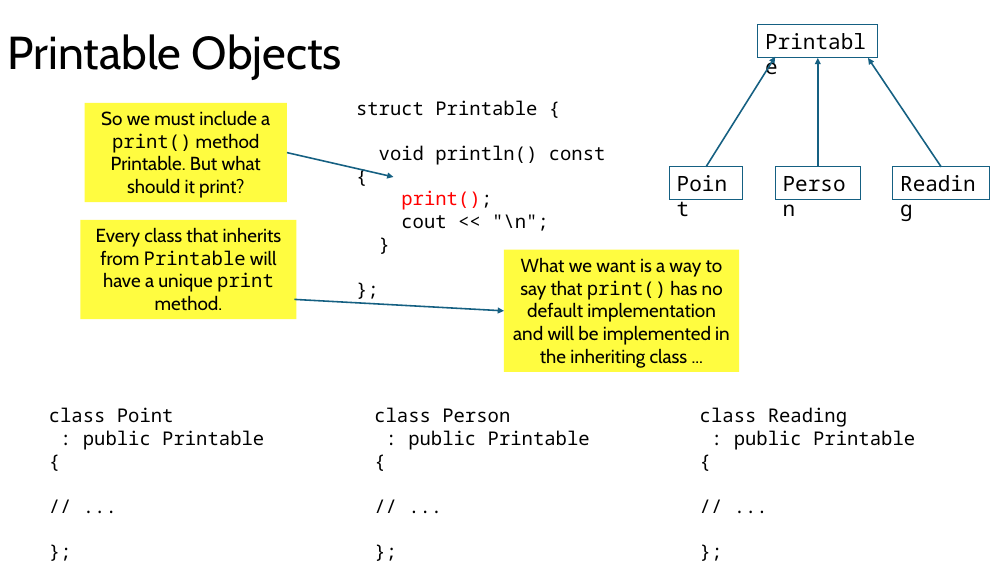
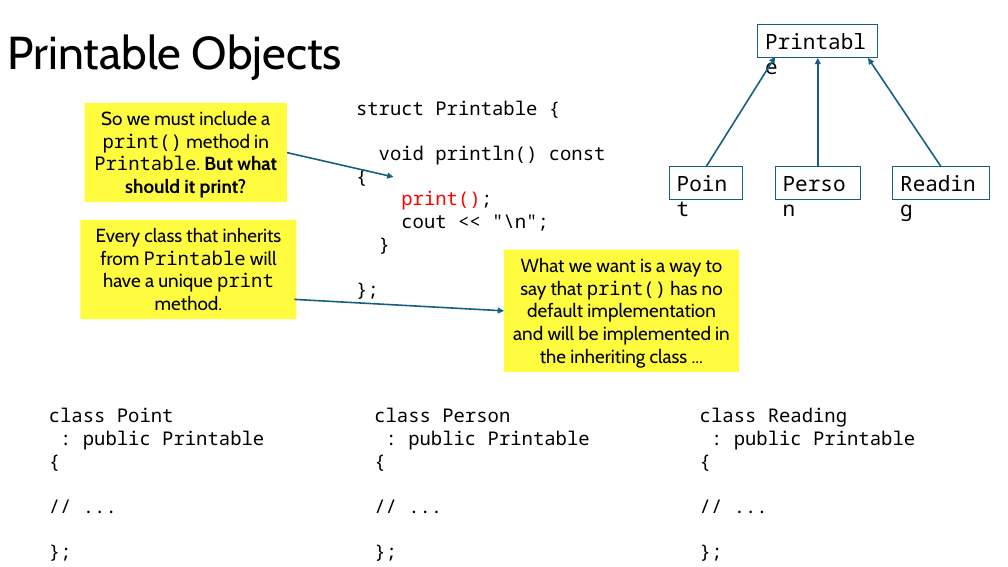
Before and after one commit to tjd1234/cmpt125spring2026, a slide deck: slide 25 of notes/week6/week6.pptx (slide 21 before the commit). Drawn at 1008x567 pixels with LibreOffice and Linux fonts; fonts in the diff are those of the drawing. Boxes give left, top, right and bottom in pixels: in the first picture for what was removed or moved away, otherwise in the second. Text is boxed around its words. In the diff, an @@ line names an element or a change of style, - is before the commit and + after.

```diff
--- a/notes/week6/week6.pptx
+++ b/notes/week6/week6.pptx
@@ text in rectangle at (x1=94, y1=110, x2=277, y2=198): text changed @@
-So we must include a print() method Printable. But what should it print?
+So we must include a print() method in Printable. But what should it print?
```
Also in this commit, not shown: 8 other slides changed, 4 slides added, 12 other files.
